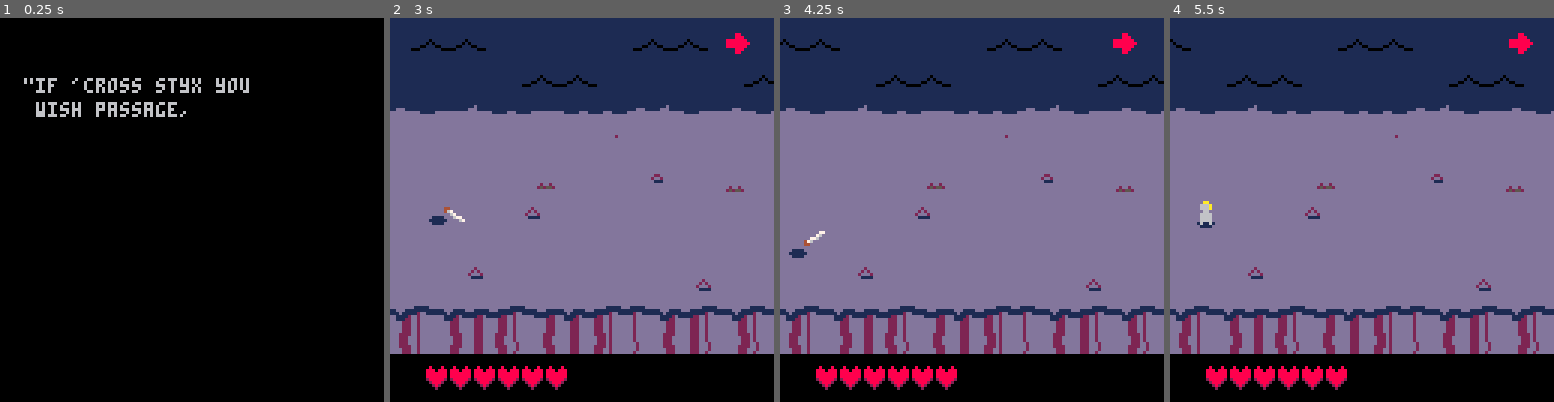
Above: before the commit, frames 1-4 (left to right).
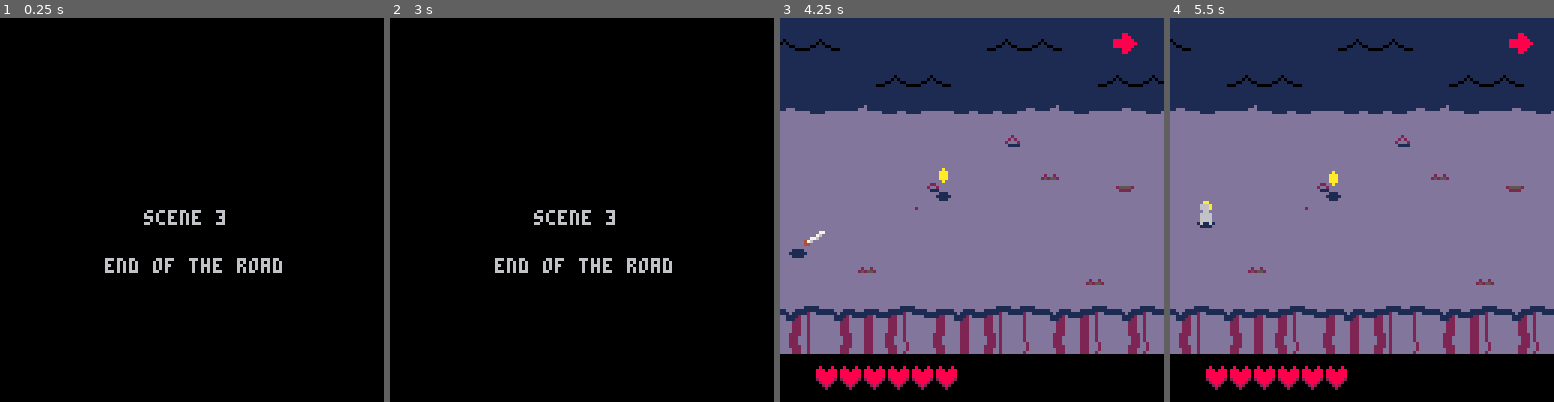
Above: after the commit, the same moments.

Repository: akbiggs/Scuffle
Game: PICO-8 cartridge scuffle.p8
The game is run twice, just before and just after one commit, with the same random seed, the same clock (stepped at 60 frames per second) and the same inputs.
Inputs:
- Up to frame 1 (0.25 s): no input
- Up to frame 2 (3 s): tap X (X key) at 0.33, 1.07, 1.85, 2.97 s; tap O (Z key) at 0.7, 1.7, 2.1, 2.5, 2.9 s; hold Right 1.6-2.1 s; hold Up 2.15-2.42 s; hold Right from 2.47 s (still down)
- Up to frame 3 (4.25 s): release Right at 3.03 s; hold Left 3.08-3.58 s; tap O (Z key) at 3.3, 3.7, 4.1 s; hold Down 3.63-3.97 s; hold Right from 4.02 s (still down); tap X (X key) at 4.08 s
- Up to frame 4 (5.5 s): tap O (Z key) at 4.5, 4.9, 5.3 s; release Right at 4.68 s; hold Up 4.73-5.03 s; hold Left from 5.08 s (still down); tap X (X key) at 5.2 s

The runs differ from the first frame. In frame 1, 2.6% of the frame differs, in the area x 6-74%, y 15-67%; in frame 2, 88%, in the area x 0-100%, y 0-97%; in frame 3, 0.6%; in frame 4, 0.6%.

Commit message:
add coin

Diff:
--- a/scuffle.p8
+++ b/scuffle.p8
@@ -739,6 +739,38 @@
       self.pos.y + nsin(time()))
 end
 
+
+-- the coins
+
+coin = class.build()
+function coin:_init(pos, vel)
+  self.anim = anim_single(23)
+  self.pos = pos
+  self.vel = vel
+  self.life = 1
+end
+
+function coin:update(player)
+  self.pos += self.vel
+  if self.vel:mag() < 0.125 then
+    self.vel = vec()
+  else
+    self.vel = self.vel:normalized() * (self.vel:mag() - 0.125)
+  end
+  if hbox(self.pos, vec(3, 5))
+      :intersects(player:hbox()) then
+    self.life = 0
+  end
+end
+
+function coin:draw()
+  if (self.life <= 0) return
+  spr(24, self.pos.x-1, self.pos.y)
+  self.anim:draw(
+    self.pos
+      + vec(0, nsin(time()) - 2))
+end
+
 -->8
 -- enemies, waves, player
 
@@ -1464,6 +1496,14 @@
       rnd_in(player.hair_colors)
 
   self:init_anims()
+end
+
+local player_hbox_wh = vec(4,8)
+
+function player:hbox()
+  return hbox(
+    self.pos + vec(2, 0),
+    player_hbox_wh)
 end
 
 function player:vulnerable()
@@ -1838,6 +1878,8 @@
       start_delay=40,
       end_delay=100,
     })
+    spawn_coin(self.pos, vec(1.5, 1))
+    spawn_coin(self.pos, vec(1.5, -1))
   end
 
   -- in some frames between a
@@ -2460,6 +2502,8 @@
   state.intro_done = false
 
   init_stage(state)
+  add(state.pickups,
+    coin(vec(60, 60), vec(-1, -1)))
 end
 
 -- call this instead of
@@ -2486,7 +2530,7 @@
 		-- buttons, skip it
 		state.skip_intro_presses = 0
 
-  start_stage(1, state)
+  start_stage(3, state)
 
   -- uncomment this to
   -- skip long intro
@@ -2854,14 +2898,14 @@
 00700700eecccceeeecccceeeecccceeecceeeee0011110001111110028882000000000000670000007777770000000000677677011111000000900088888880
 00000000eecccceeecccccceeecccceebcccccce0111111011111111002820000000000000067700007777700000000000006767111111100000999900088800
 00000000eeceeceeeeeeeeeeeeeececebbbccccc0011110001111110000200000000000000000670000777700000000000000677011111000000000000088000
-0000000000000000000000000000000000000000eeeeeeeeeeeeeeee00000000000000000000000000000000eeeeeeeeeeeeeeeeeeeeeeeeeeeeeeee00000000
-0888888000000000000000000000000000000000eeeeeeeee7eee7ee00000000000000000000000000000000ee2222eeee2222eeeeeeeeeee22eeeee00000000
-0000000008888880000000000000000000000000eeeeeeeee76ee76e00000000000000000000000000000000e288882ee222222eeee22eeee2822eee00000000
-0000000000000000088888800000000000000000e00ee00ee00ee00e0000000000000000000000000000000028a66a8222222222ee2882eeee2882ee00000000
-0000000000000000000000000888888000000000eeeeeeeeeeeeeeee0000000000000000000000000000000028a66a8222866822ee2882eeee2882ee00000000
-0000000000000000000000000000000000000000eeeeeeeee7eee7ee00000000000000000000000000000000e288882ee222222eeee22eeeeee222ee00000000
-0000000000000000000000000000000008888880eeeeeeeee76ee76e00000000000000000000000000000000ee2222eeee2222eeeeeeeeeeeeeeeeee00000000
-0000000000000000000000000000000000000000e00ee00ee00ee00e00000000000000000000000000000000eeeeeeeeeeeeeeeeeeeeeeeeeeeeeeee00000000
+0000000000000000000000000000000000000000eeeeeeeeeeeeeeee0a000000000000000000000000000000eeeeeeeeeeeeeeeeeeeeeeeeeeeeeeee00000000
+0888888000000000000000000000000000000000eeeeeeeee7eee7eeaaa00000000000000000000000000000ee2222eeee2222eeeeeeeeeee22eeeee00000000
+0000000008888880000000000000000000000000eeeeeeeee76ee76eaaa00000000000000000000000000000e288882ee222222eeee22eeee2822eee00000000
+0000000000000000088888800000000000000000e00ee00ee00ee00eaaa0000000000000000000000000000028a66a8222222222ee2882eeee2882ee00000000
+0000000000000000000000000888888000000000eeeeeeeeeeeeeeee0a00000000000000000000000000000028a66a8222866822ee2882eeee2882ee00000000
+0000000000000000000000000000000000000000eeeeeeeee7eee7ee00000000011100000000000000000000e288882ee222222eeee22eeeeee222ee00000000
+0000000000000000000000000000000008888880eeeeeeeee76ee76e00000000111110000000000000000000ee2222eeee2222eeeeeeeeeeeeeeeeee00000000
+0000000000000000000000000000000000000000e00ee00ee00ee00e00000000011100000000000000000000eeeeeeeeeeeeeeeeeeeeeeeeeeeeeeee00000000
 dddddddddddddddd11111ddd02500000250000002dd210000110000000200000022000000000000000000000eeeeeeeeeeeeeeeeeeeeeeee0000000000000000
 1ddd111111ddd111111111110250000025000000022100001551000002d200002dd200000000000000000000eeeeeeeeeeeeeeeeeeeeeeee0000000000000000
 11111111111d111112dd1111250000000250000005510000055000002ddd2000011100000000000000000000eeeeeeeeeeeeeeeeeeeeeeee0000000000000000
